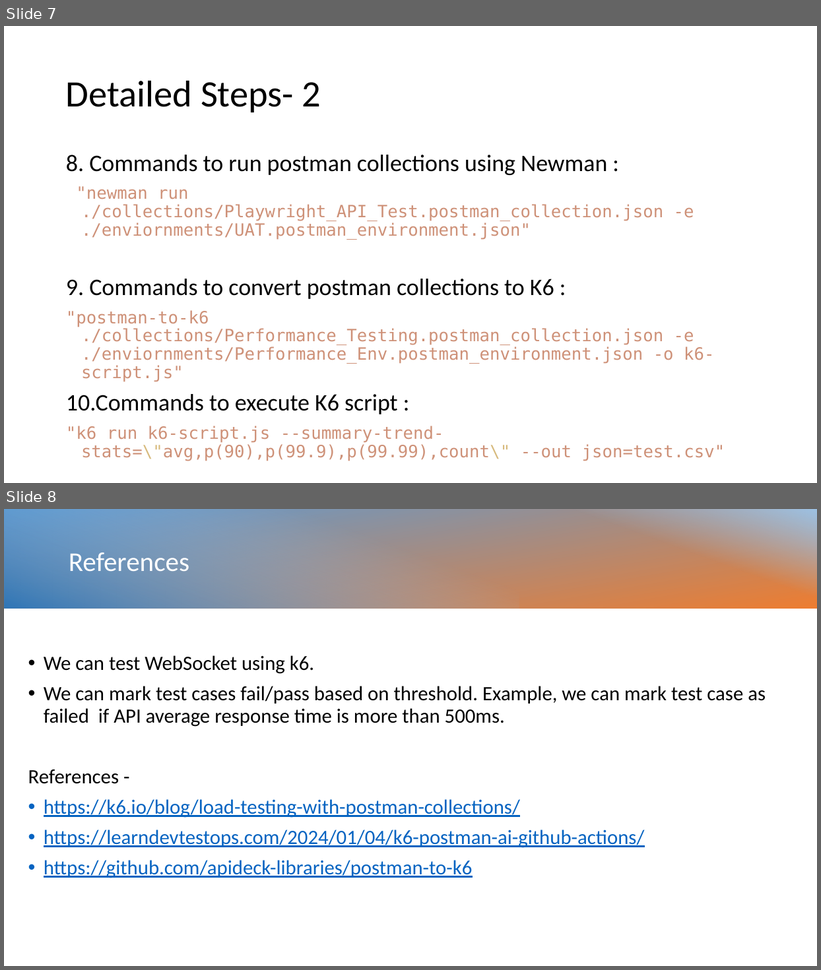
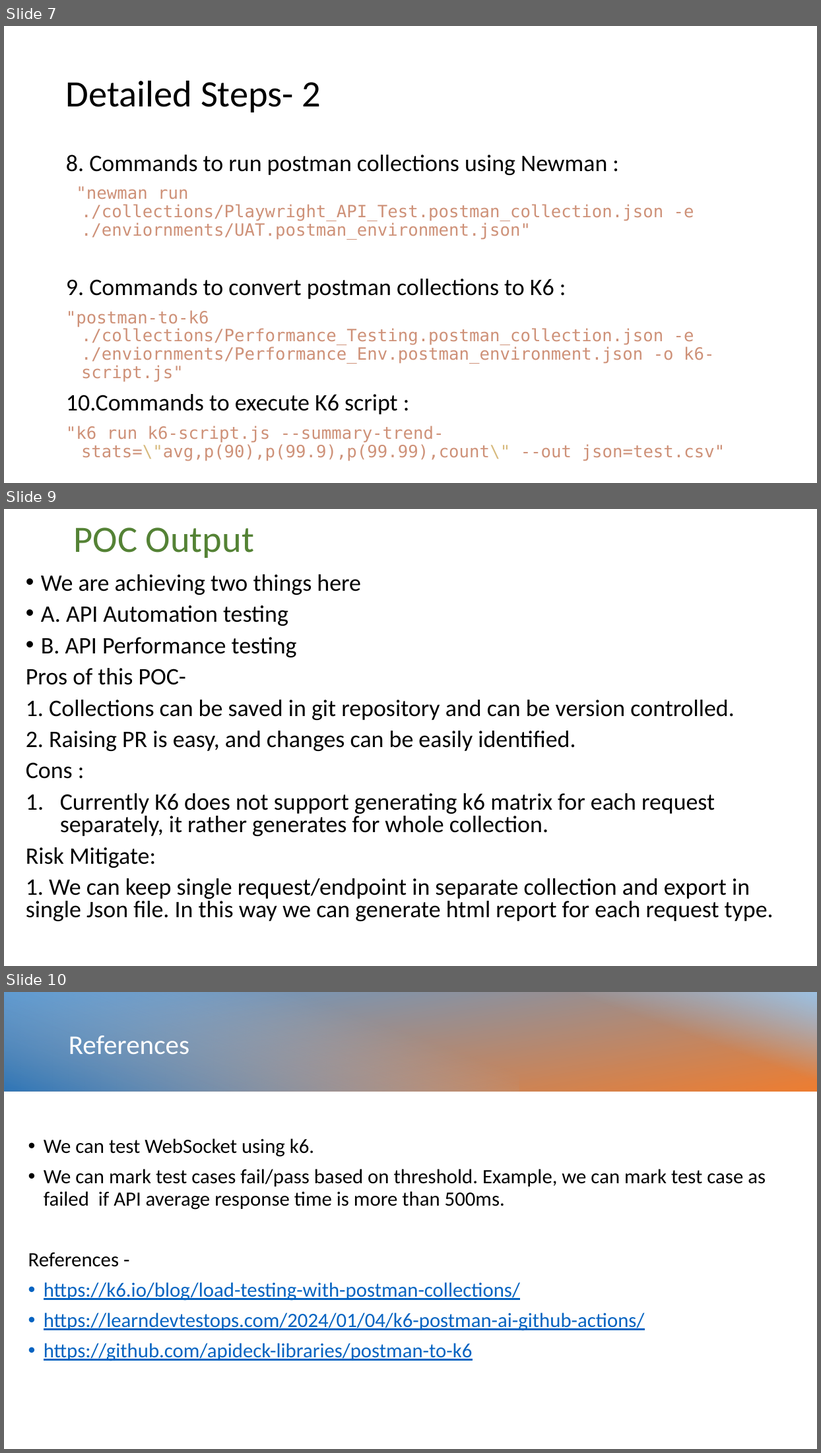
Before and after one commit to AlokSDET/postman-k6-poc, a slide deck: k6_Postman_Playwright.pptx. Shown one above the other, each under a label of ours: slides 7 and 8 before the commit, slides 7, 9 and 10 after it; the slides between them are not shown. The pictures are 821x970 and 821x1453 pixels, drawn with LibreOffice and Linux fonts; fonts in the diff are those of the drawing. Boxes give left, top, right and bottom in pixels: in the first picture for what was removed or moved away, otherwise in the second. Text is boxed around its words. In the diff, an @@ line names an element or a change of style, - is before the commit and + after.

Commit message:
added new collection

```diff
--- a/k6_Postman_Playwright.pptx
+++ b/k6_Postman_Playwright.pptx
@@ slide 9 added at (4, 509, 817, 966), background #FFFFFF @@
@@ title added at (73, 527, 254, 558), 44 pt, text #548235 @@
+POC Output
@@ text added at (26, 574, 774, 921), 28 pt, text #000000 @@
+• We are achieving two things here
+• A. API Automation testing
+• B. API Performance testing
+Pros of this POC-
+1. Collections can be saved in git repository and can be version controlled.
+2. Raising PR is easy, and changes can be easily identified.
+Cons :
+1. Currently K6 does not support generating k6 matrix for each request separately, it rather generates for whole collection.
+Risk Mitigate:
+1. We can keep single request/endpoint in separate collection and export in single Json file. In this way we can generate html report for each request type.
@@ what was slide 8 is now slide 10 @@
```
Also in this commit, not shown: 1 slide changed, 1 other slide added, 14 other files.
